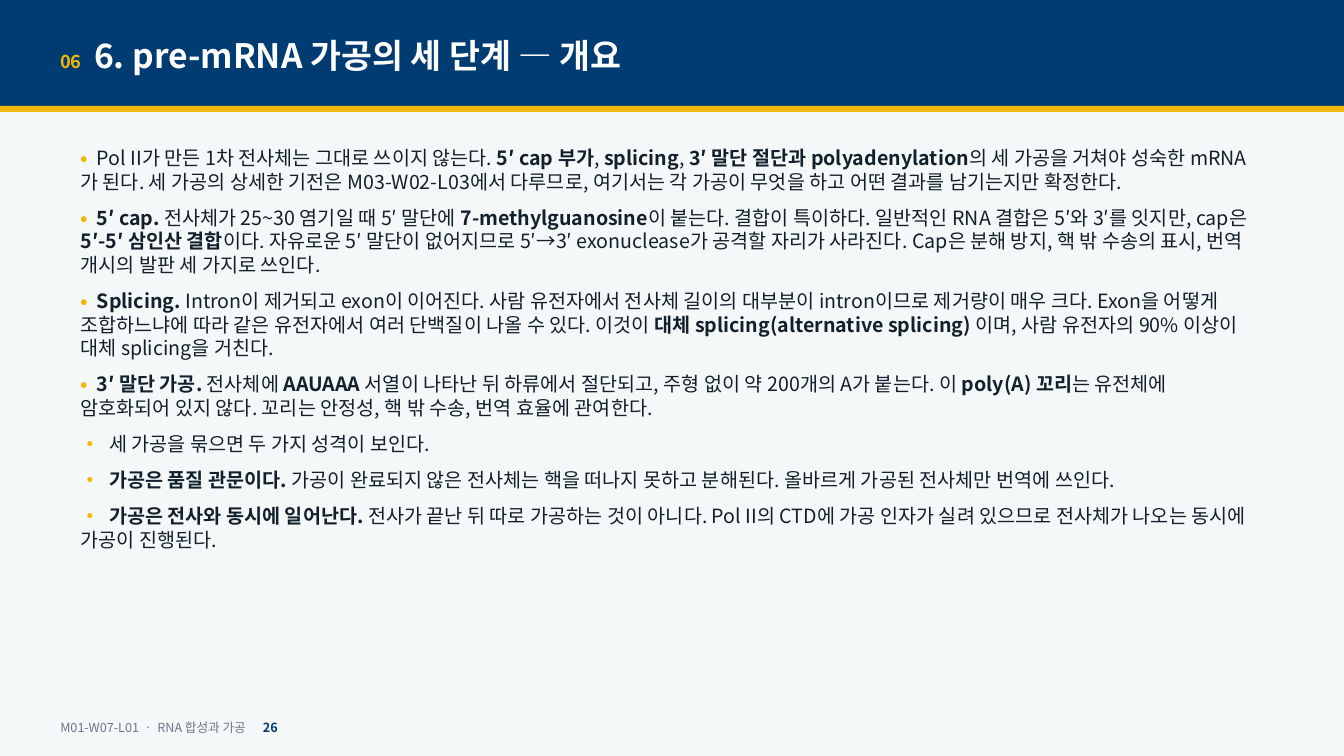
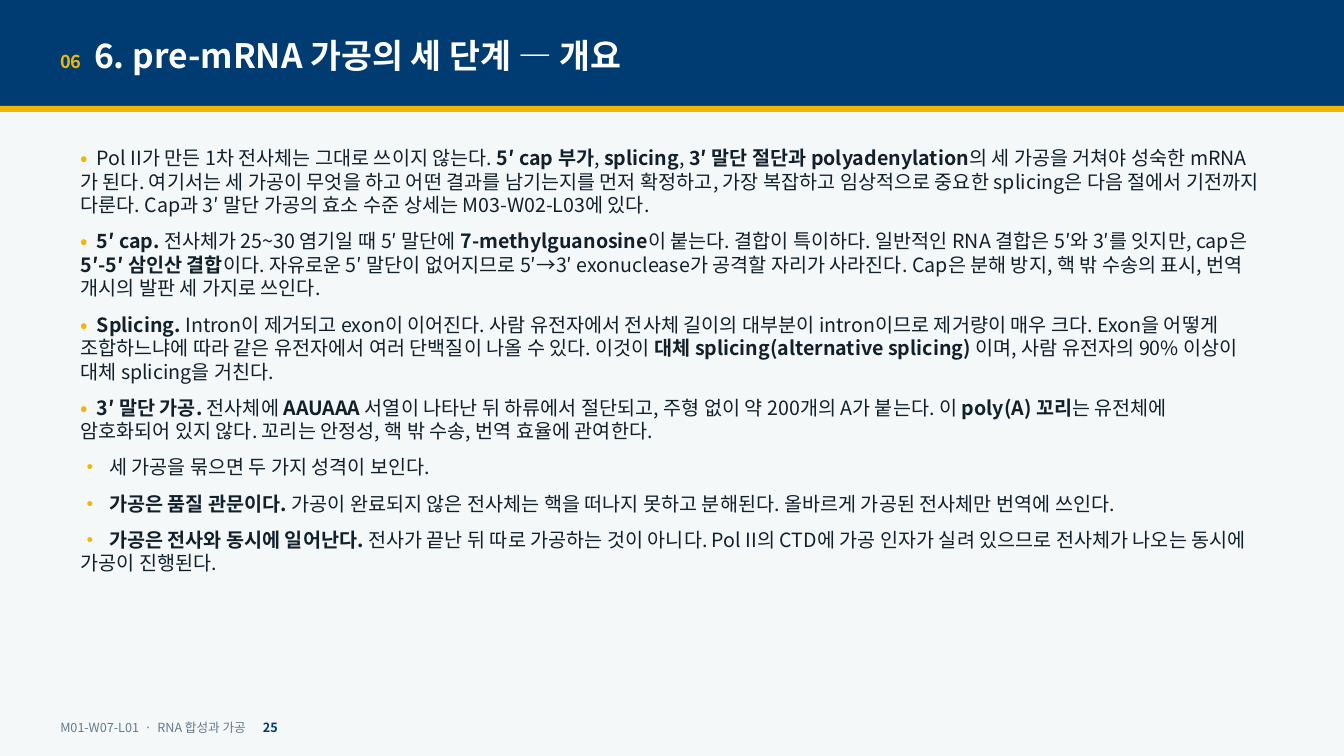
Before and after one commit to hoperiasd2/hoperiasd2.github.io, a slide deck: slide 25 of curriculum/M01/W07/L01/slides.pptx (slide 26 before the commit). Drawn at 1344x756 pixels with LibreOffice and Linux fonts; fonts in the diff are those of the drawing. Boxes give left, top, right and bottom in pixels: in the first picture for what was removed or moved away, otherwise in the second. Text is boxed around its words. In the diff, an @@ line names an element or a change of style, - is before the commit and + after.

```diff
--- a/curriculum/M01/W07/L01/slides.pptx
+++ b/curriculum/M01/W07/L01/slides.pptx
@@ text at (x1=80, y1=148, x2=1258, y2=217): text changed @@
-• Pol II가 만든 1차 전사체는 그대로 쓰이지 않는다. 5′ cap 부가, splicing, 3′ 말단 절단과 polyadenylation의 세 가공을 거쳐야 성숙한 mRNA가 된다. 세 가공의 상세한 기전은 M03-W02-L03에서 다루므로, 여기서는 각 가공이 무엇을 하고 어떤 결과를 남기는지만 확정한다.
+• Pol II가 만든 1차 전사체는 그대로 쓰이지 않는다. 5′ cap 부가, splicing, 3′ 말단 절단과 polyadenylation의 세 가공을 거쳐야 성숙한 mRNA가 된다. 여기서는 세 가공이 무엇을 하고 어떤 결과를 남기는지를 먼저 확정하고, 가장 복잡하고 임상적으로 중요한 splicing은 다음 절에서 기전까지 다룬다. Cap과 3′ 말단 가공의 효소 수준 상세는 M03-W02-L03에 있다.
```
Also in this commit, not shown: 48 other slides changed, 7 slides added, 7 other files.
